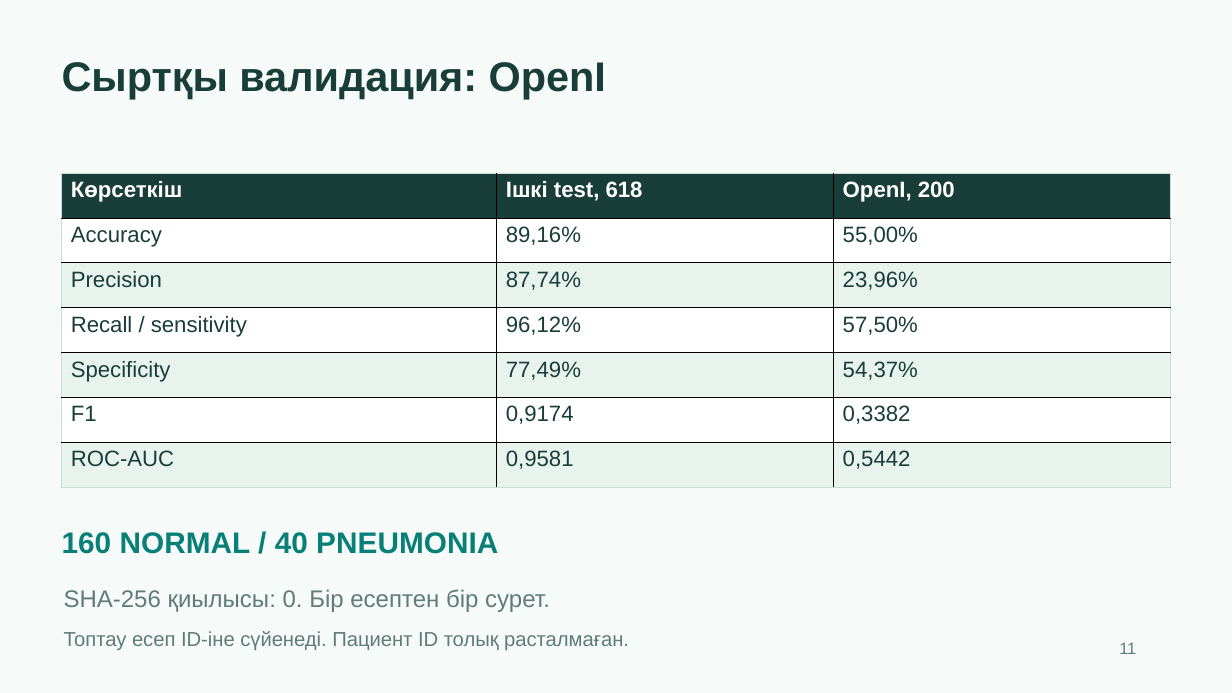
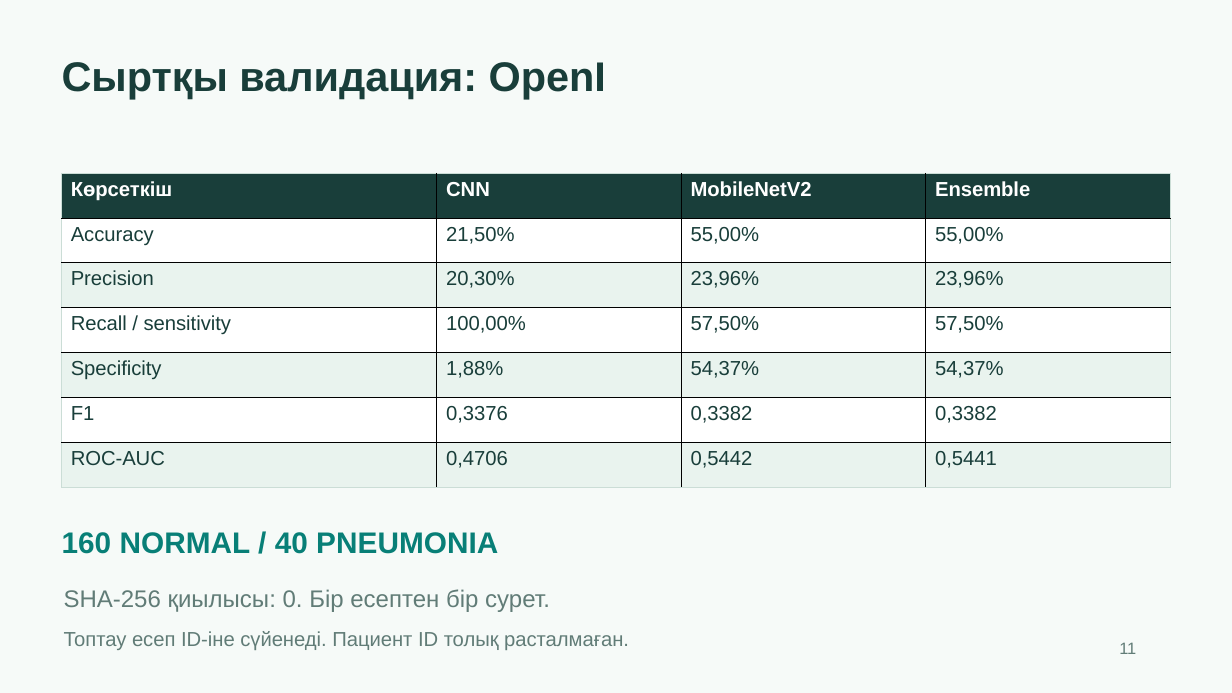
Before and after one commit to 5kairosh/Tynys, a slide deck: slide 11 of presentation/tynys_project_10slides_kz.pptx. Drawn at 1232x693 pixels with LibreOffice and Linux fonts; fonts in the diff are those of the drawing. Boxes give left, top, right and bottom in pixels: in the first picture for what was removed or moved away, otherwise in the second. Text is boxed around its words. In the diff, an @@ line names an element or a change of style, - is before the commit and + after.

Commit message:
feat(ensemble): fit validation weights and compare three predictions with measured reports

```diff
--- a/presentation/tynys_project_10slides_kz.pptx
+++ b/presentation/tynys_project_10slides_kz.pptx
@@ table at (x1=62, y1=174, x2=1172, y2=488) @@
-column 2: Ішкі test, 618 | 89,16% | 87,74% | 96,12% | 77,49% | 0,9174 | 0,9581
-column 3: OpenI, 200 | 55,00% | 23,96% | 57,50% | 54,37% | 0,3382 | 0,5442
+column 2: CNN | 21,50% | 20,30% | 100,00% | 1,88% | 0,3376 | 0,4706
+column 3: MobileNetV2 | 55,00% | 23,96% | 57,50% | 54,37% | 0,3382 | 0,5442
+column 4: Ensemble | 55,00% | 23,96% | 57,50% | 54,37% | 0,3382 | 0,5441
```
Also in this commit, not shown: 4 other slides changed, 29 other files.
